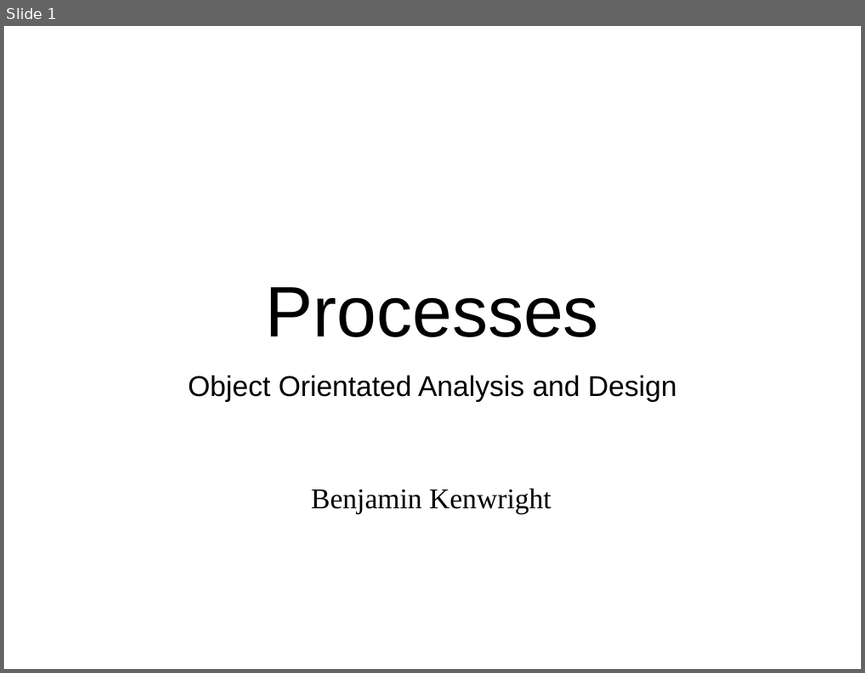
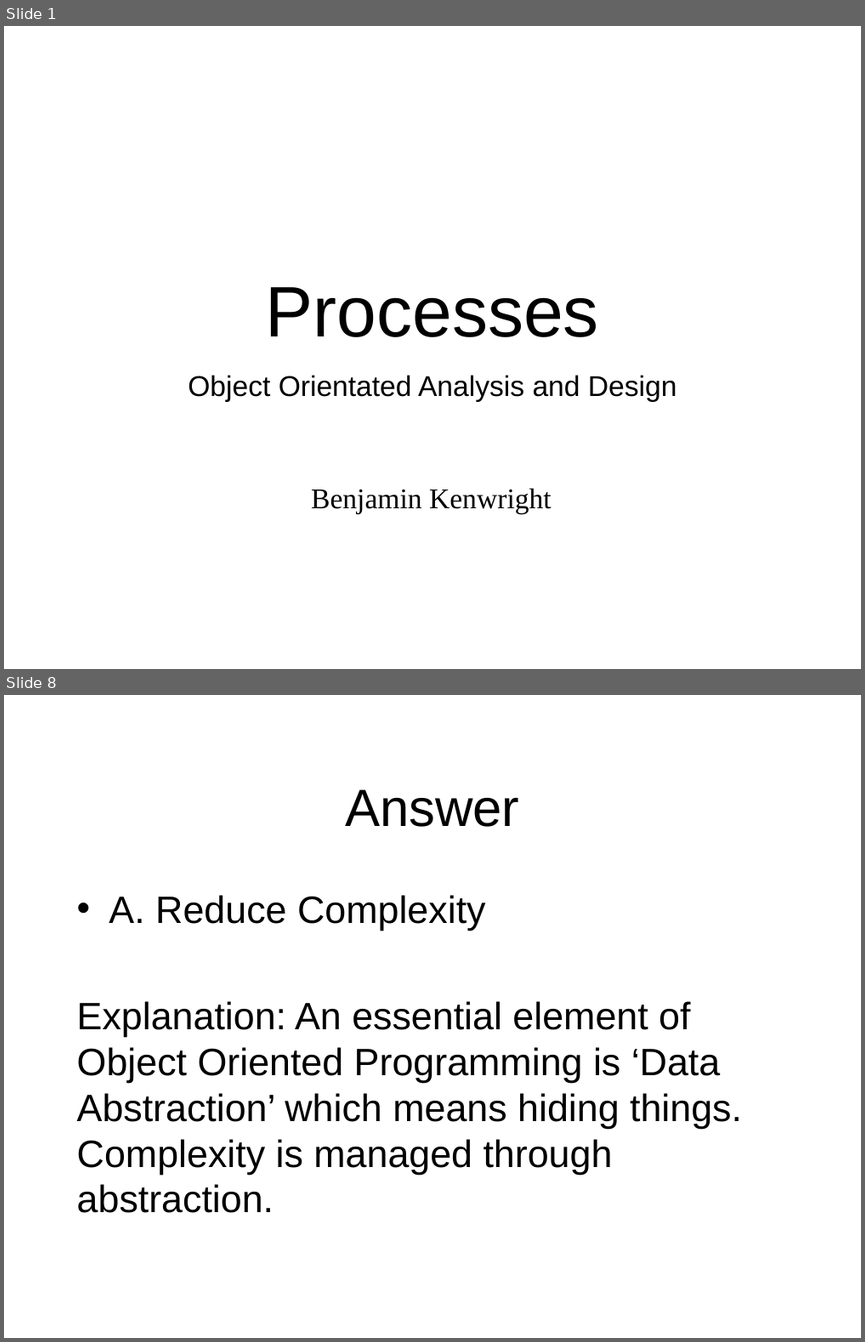
Before and after one commit to octaviordz/zjnu2017.github.io, a slide deck: OOAD/lectures/080--Processes.pptx. Shown one above the other, each under a label of ours: slide 1 before the commit, slides 1 and 8 after it; the slides between them are not shown. The pictures are 865x673 and 865x1342 pixels, drawn with LibreOffice and Linux fonts; fonts in the diff are those of the drawing. Boxes give left, top, right and bottom in pixels: in the first picture for what was removed or moved away, otherwise in the second. Text is boxed around its words. In the diff, an @@ line names an element or a change of style, - is before the commit and + after.

```diff
--- a/OOAD/lectures/080--Processes.pptx
+++ b/OOAD/lectures/080--Processes.pptx
@@ slide 8 added at box(4, 695, 861, 1338), background #FFFFFF @@
@@ title added at box(345, 789, 519, 827), 44 pt, text #000000 @@
+Answer
@@ text added at box(77, 895, 742, 1213), 32 pt, text #000000 @@
+• A. Reduce Complexity
+Explanation: An essential element of Object Oriented Programming is ‘Data Abstraction’ which means hiding things. Complexity is managed through abstraction.
```
Also in this commit, not shown: 3 slides changed, 63 other slides added, 6 other files.
